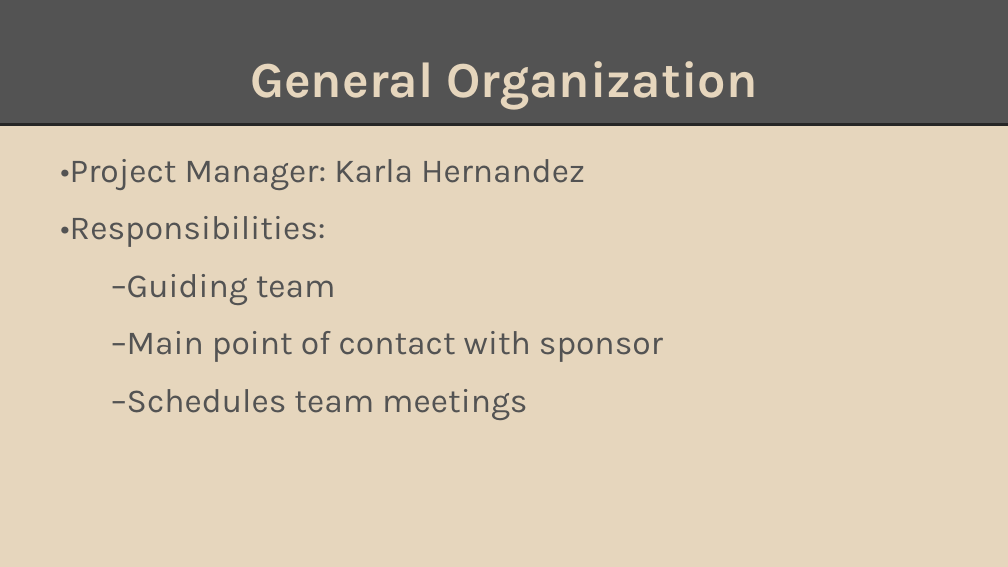
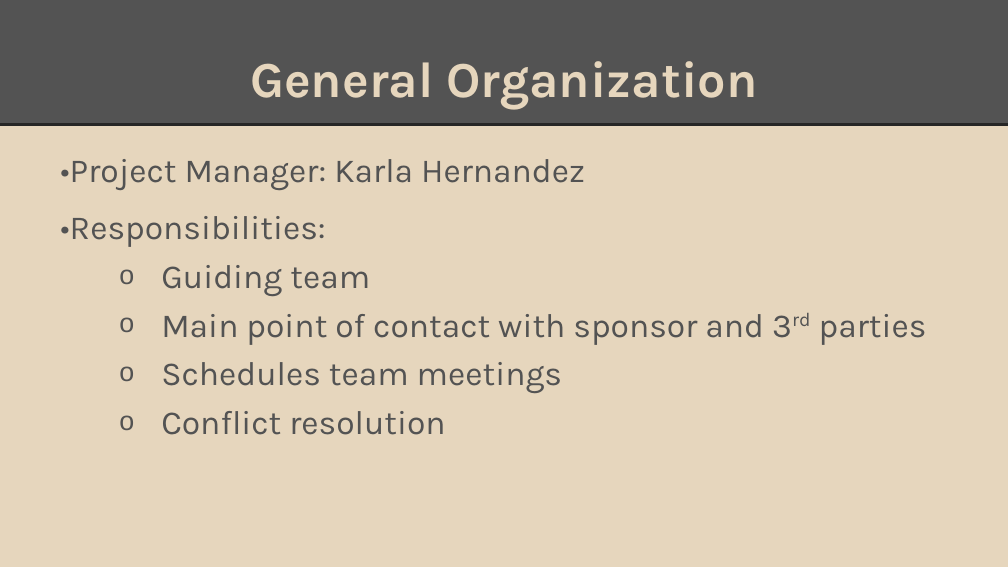
Before and after one commit to Sinmara/Senior-Design, a slide deck: slide 6 of Presentations/Project Charter Presentation.pptx (slide 10 before the commit). Drawn at 1008x567 pixels with LibreOffice and Linux fonts; fonts in the diff are those of the drawing. Boxes give left, top, right and bottom in pixels: in the first picture for what was removed or moved away, otherwise in the second. Text is boxed around its words. In the diff, an @@ line names an element or a change of style, - is before the commit and + after.

```diff
--- a/Presentations/Project Charter Presentation.pptx
+++ b/Presentations/Project Charter Presentation.pptx
@@ text at box(161, 265, 927, 435): text changed @@
-–Guiding team
-–Main point of contact with sponsor
-–Schedules team meetings
+  o Guiding team
+  o Main point of contact with sponsor and 3rd parties
+  o Schedules team meetings
+  o Conflict resolution
```
Also in this commit, not shown: 9 other slides changed, 5 slides added, 6 slides removed.
